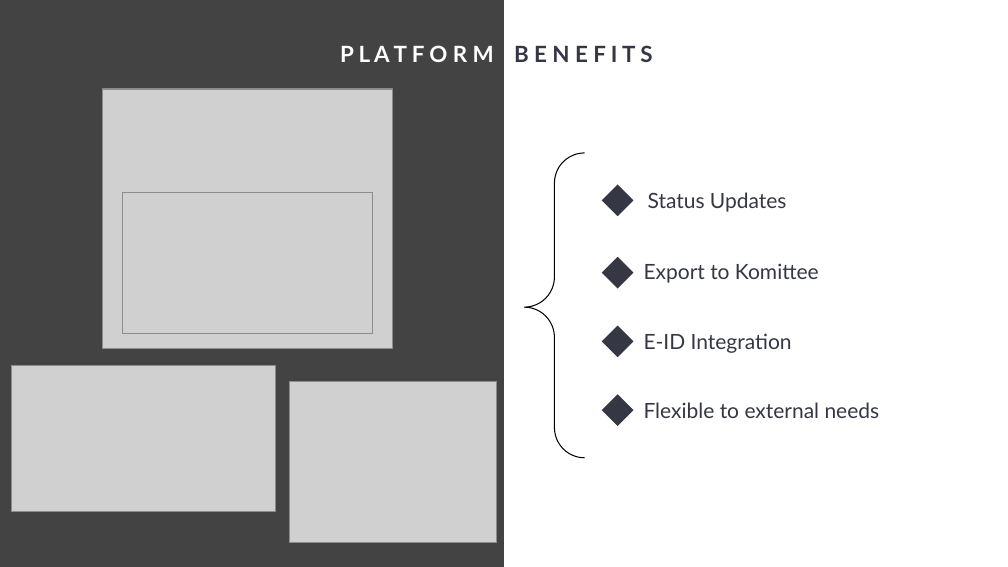
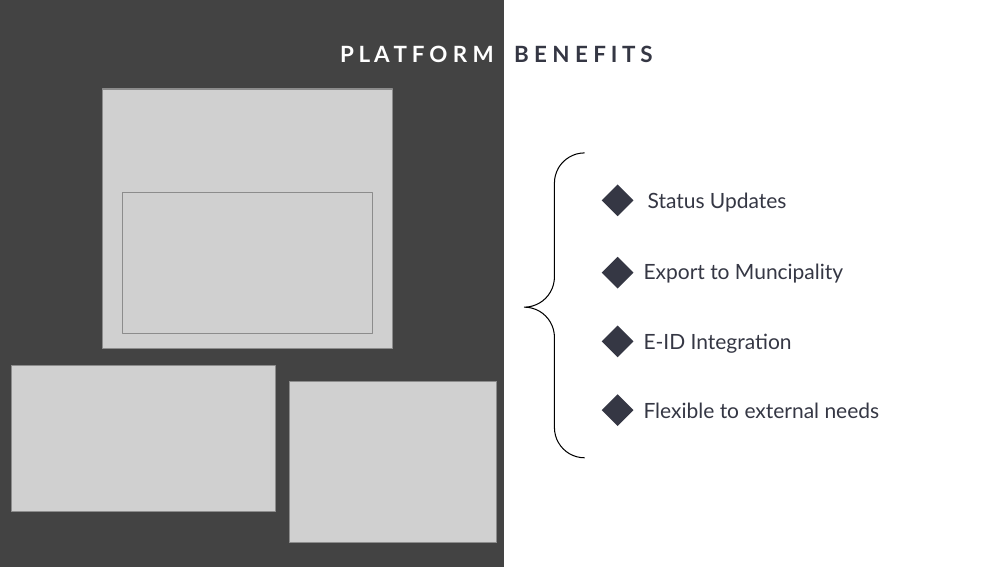
Before and after one commit to swiss/e-collecting-hackathon-team12, a slide deck: slide 3 of docs/E-Collecting - Group 12.pptx. Drawn at 1008x567 pixels with LibreOffice and Linux fonts; fonts in the diff are those of the drawing; grey boxes stand for pictures. Boxes give left, top, right and bottom in pixels: in the first picture for what was removed or moved away, otherwise in the second. Text is boxed around its words. In the diff, an @@ line names an element or a change of style, - is before the commit and + after.

Commit message:
Update typos in presentation

```diff
--- a/docs/E-Collecting - Group 12.pptx
+++ b/docs/E-Collecting - Group 12.pptx
@@ text at box(644, 263, 843, 283): text changed @@
-Export to Komittee
+Export to Muncipality
```
Also in this commit, not shown: 1 other slide changed, 1 other file.
